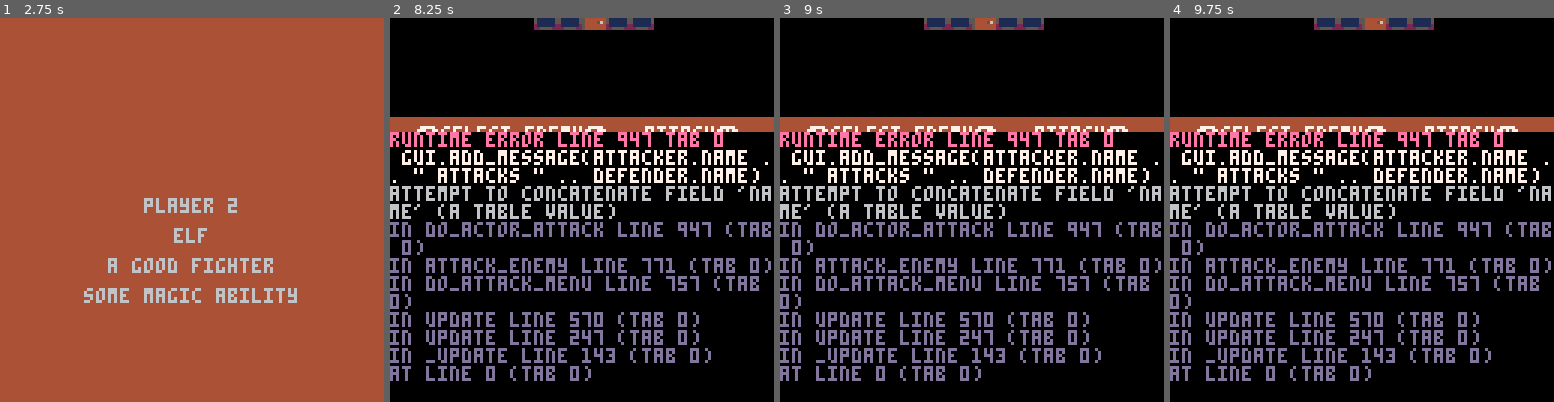
Above: before the commit, frames 1-4 (left to right).
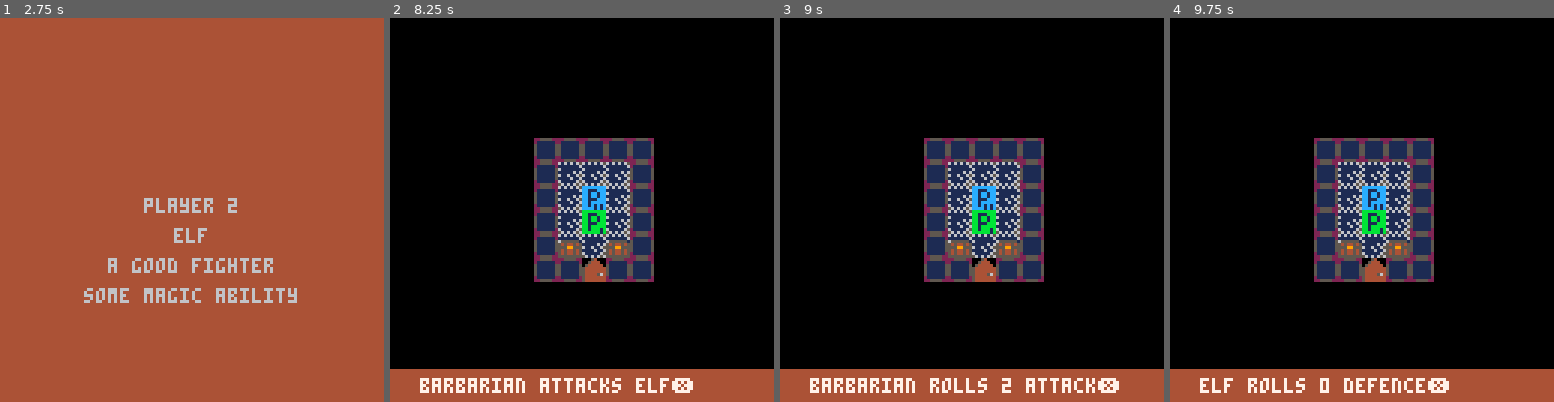
Above: after the commit, the same moments.

Repository: rad-corps/HQuest
Game: PICO-8 cartridge hq.p8
Same seed, same stepped clock (60 frames per second), same inputs: the game is played once before the commit and once after it.
Inputs:
- Up to frame 1 (2.75 s): tap O (Z key) at 0.33, 1.07, 2.22 s; tap Down at 0.7 s; tap X (X key) at 1.43, 2.07 s; hold Up 1.97-2.63 s; hold Right from 2.68 s (still down)
- Up to frame 2 (8.25 s): tap X (X key) every 0.75 s from 2.82 to 8.07 s; release Right at 3.02 s; hold Down 3.07-3.73 s; tap O (Z key) every 1.5 s from 3.72 to 8.22 s; hold Left 3.78-4.12 s; hold Up 4.17-4.5 s; hold Left 4.55-5.05 s; hold Right 5.1-5.93 s; hold Up 5.98-6.65 s; hold Right 6.7-7.03 s; hold Down 7.08-7.75 s; hold Left 7.8-8.13 s; hold Up from 8.18 s (still down)
- Up to frame 3 (9 s): release Up at 8.52 s; hold Left from 8.57 s (still down); tap X (X key) at 8.82 s
- Up to frame 4 (9.75 s): release Left at 9.07 s; hold Right from 9.12 s (still down); tap X (X key) at 9.57 s; tap O (Z key) at 9.72 s

Frame 1 is identical in both runs. In frame 2, 37% of the frame differs, in the area x 0-100%, y 0-100%; in frame 3, 37%; in frame 4, 37%.
Error before the commit: runtime error line 947 tab 0; gui.add_message(attacker.name .. " attacks " .. defender.name); attempt to concatenate field 'name' (a table value)

Commit message:
player shows correct sprite

Diff:
--- a/hq.p8
+++ b/hq.p8
@@ -210,7 +210,7 @@
 		if (btnp(5)) then
 			--init players and enemies
 			local p = player:new()
-			p:init(character_select_state.player_types[1], character_select_state.player_num)
+			p:init(character_select_state.player_types[character_select_state.selection][1], character_select_state.player_num)
 			actors[character_select_state.player_num] = p
 			character_select_state.player_num += 1
 
@@ -514,20 +514,27 @@
 
 function player:init(type, index)
 	--todo each player type should have a different sprite
-	self.sprite = 0
 	self.index = index
 
+	printh(type)
+
 	if type == "barbarian" then
+		printh("sprite 0")
+		self.sprite = 0
 		self.ap = 3
 		self.dp = 2
 		self.max_bp = 8
 		self.mp = 0
 	elseif type == "elf" then
+		printh("sprite 1")
+		self.sprite = 1
 		self.ap = 2
 		self.dp = 2
 		self.max_bp = 6
 		self.mp = 4
 	elseif type == "wizard" then
+		printh("sprite 2")
+		self.sprite = 2
 		self.ap = 1
 		self.dp = 2
 		self.max_bp = 4
@@ -589,7 +596,7 @@
 		set_camera(self.x * 8 - 64, self.y * 8 - 64)
 	end
 
-	spr(0,self.x * 8, self.y * 8)
+	spr(self.sprite,self.x * 8, self.y * 8)
 
 	if actor_index == self.index then
 		restore_camera()
